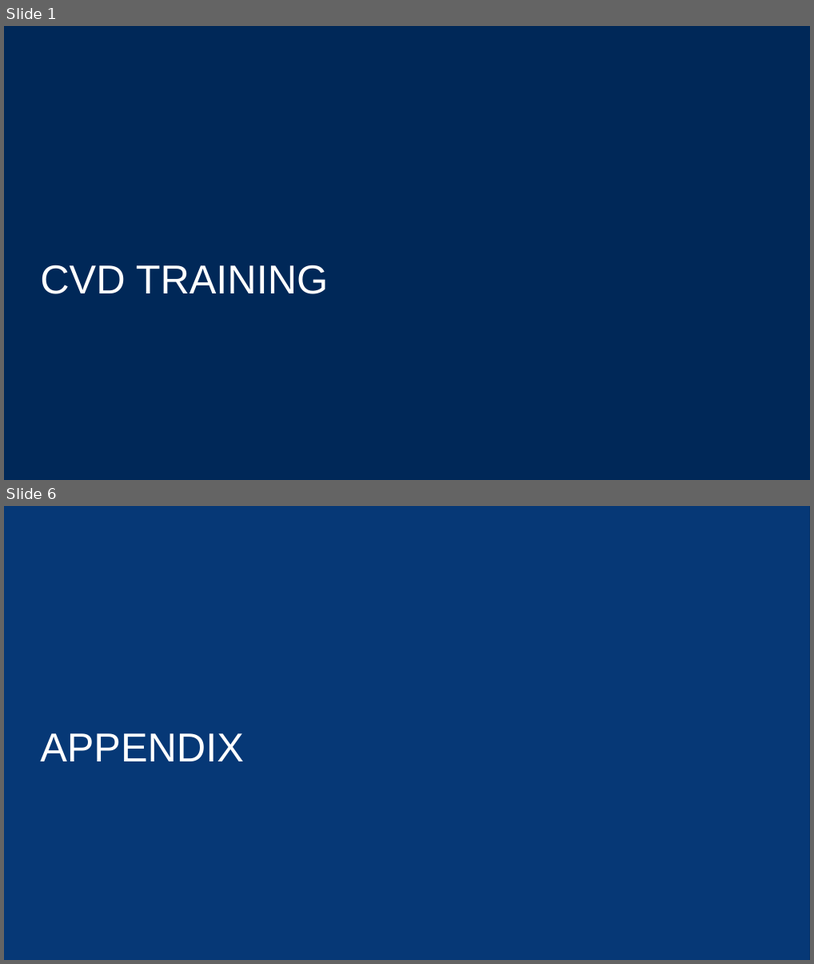
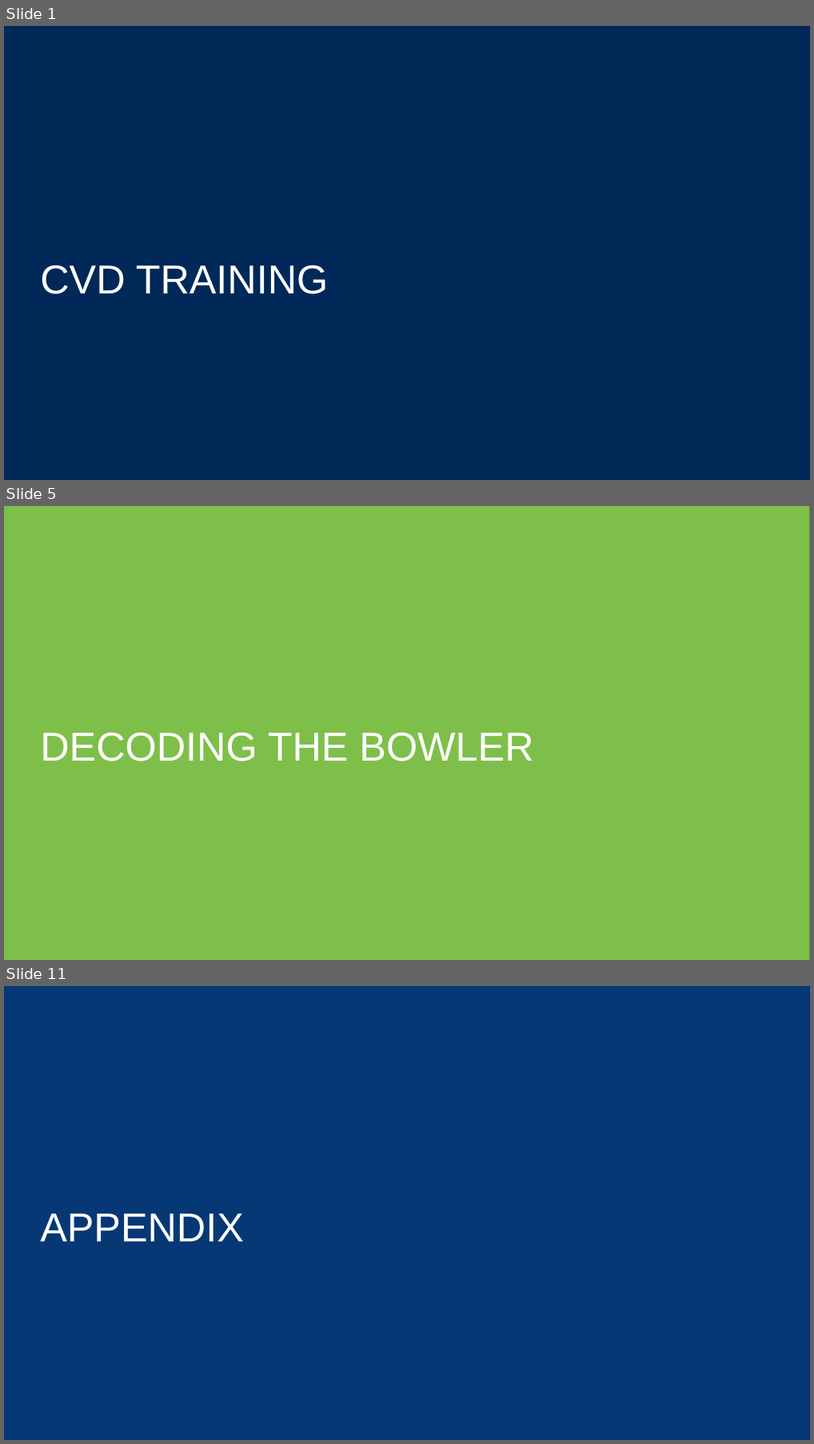
Before and after one commit to jeagleso/2025_Core-Value-Drivers_Reporting, a slide deck: presentations/CVD Training.pptx. Shown one above the other, each under a label of ours: slides 1 and 6 before the commit, slides 1, 5 and 11 after it; the slides between them are not shown. The pictures are 814x964 and 814x1444 pixels, drawn with LibreOffice and Linux fonts; fonts in the diff are those of the drawing; background and template pictures are left out. Boxes give left, top, right and bottom in pixels: in the first picture for what was removed or moved away, otherwise in the second. Text is boxed around its words. In the diff, an @@ line names an element or a change of style, - is before the commit and + after.

```diff
--- a/presentations/CVD Training.pptx
+++ b/presentations/CVD Training.pptx
@@ slide 5 added at (4, 506, 810, 960), background #002858 @@
@@ rectangle added at (4, 506, 810, 960), fill #7EBF49 @@
@@ title added at (40, 732, 534, 761), 48 pt, text #FFFFFF @@
+DECODING THE BOWLER
@@ what was slide 6 is now slide 11 @@
```
Also in this commit, not shown: 7 slides changed, 4 other slides added, 49 other files.
